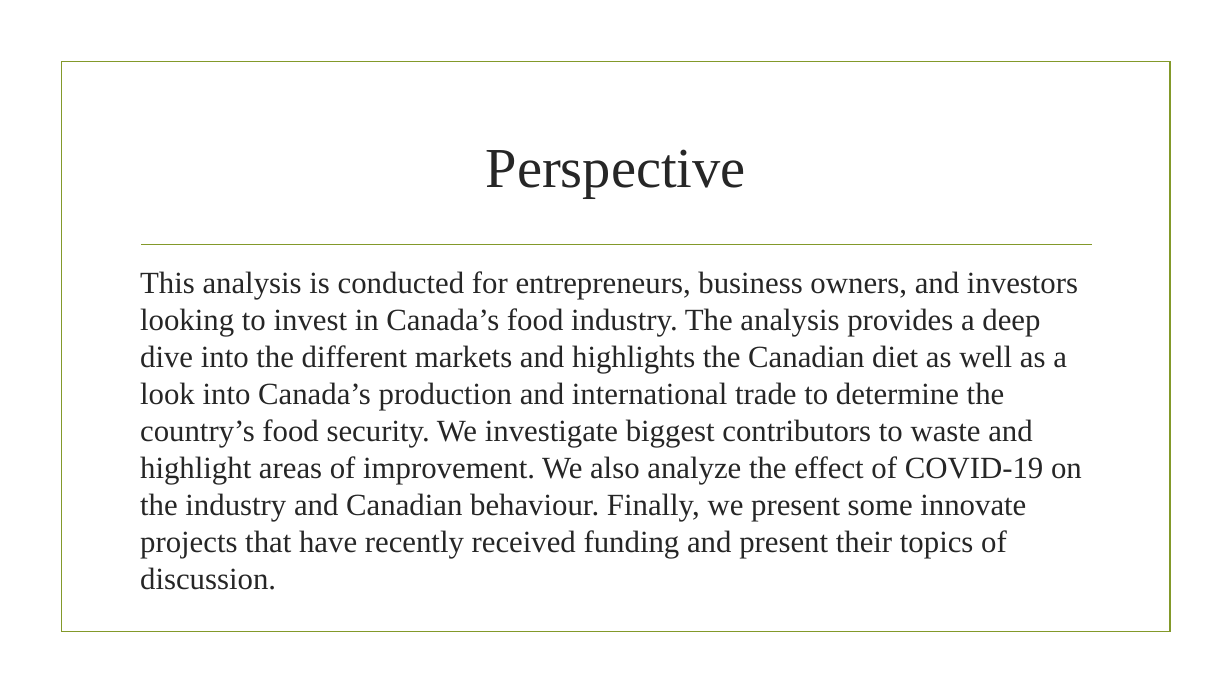
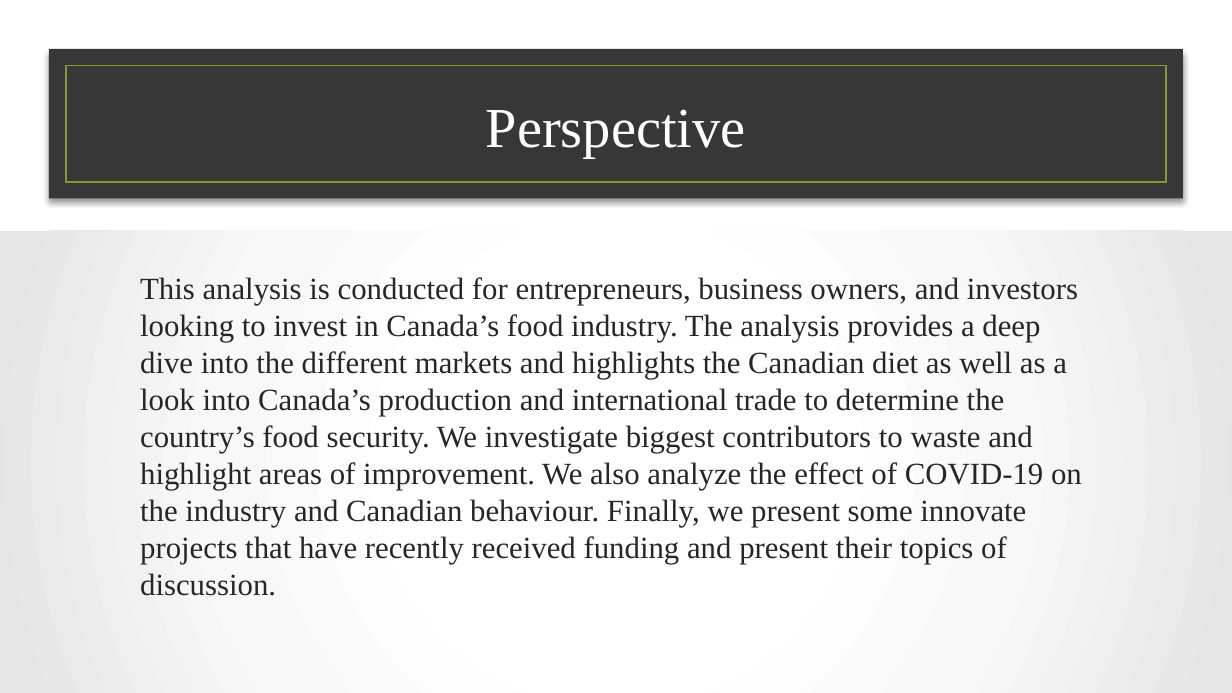
Before and after one commit to KrishnaCD93/DAAN-Capstone-Project, a slide deck: slide 2 of Capstone Presentation.pptx. Drawn at 1232x693 pixels with LibreOffice and Linux fonts; fonts in the diff are those of the drawing; background and template pictures are left out. Boxes give left, top, right and bottom in pixels: in the first picture for what was removed or moved away, otherwise in the second. Text is boxed around its words. In the diff, an @@ line names an element or a change of style, - is before the commit and + after.

```diff
--- a/Capstone Presentation.pptx
+++ b/Capstone Presentation.pptx
@@ rectangle added at <box>49,49,1183,199</box>, fill #373737 @@
@@ rectangle removed at <box>61,62,1170,632</box> @@
@@ rectangle added at <box>66,66,1166,182</box>, outline #83992A 1.25 pt @@
@@ title "Perspective": place and size @@
-title "Perspective" at <box>486,149,746,198</box>
+title "Perspective" at <box>486,109,746,158</box>
@@ title "Perspective" at <box>486,109,746,158</box>: text colour #262626 to #FFFFFF @@
@@ rectangle added at <box>0,231,1232,693</box>, fill gradient #FFFFFF to #F8F8F8 to #E5E5E5 @@
@@ text "This analysis is conducted for ...": place and size @@
-text "This analysis is conducted for ..." at <box>140,271,1082,590</box>
+text "This analysis is conducted for ..." at <box>140,277,1082,596</box>
@@ line removed from (141, 245) to (1092, 245) @@
```
Also in this commit, not shown: 21 other slides changed, 2 slides added, 11 other files.
